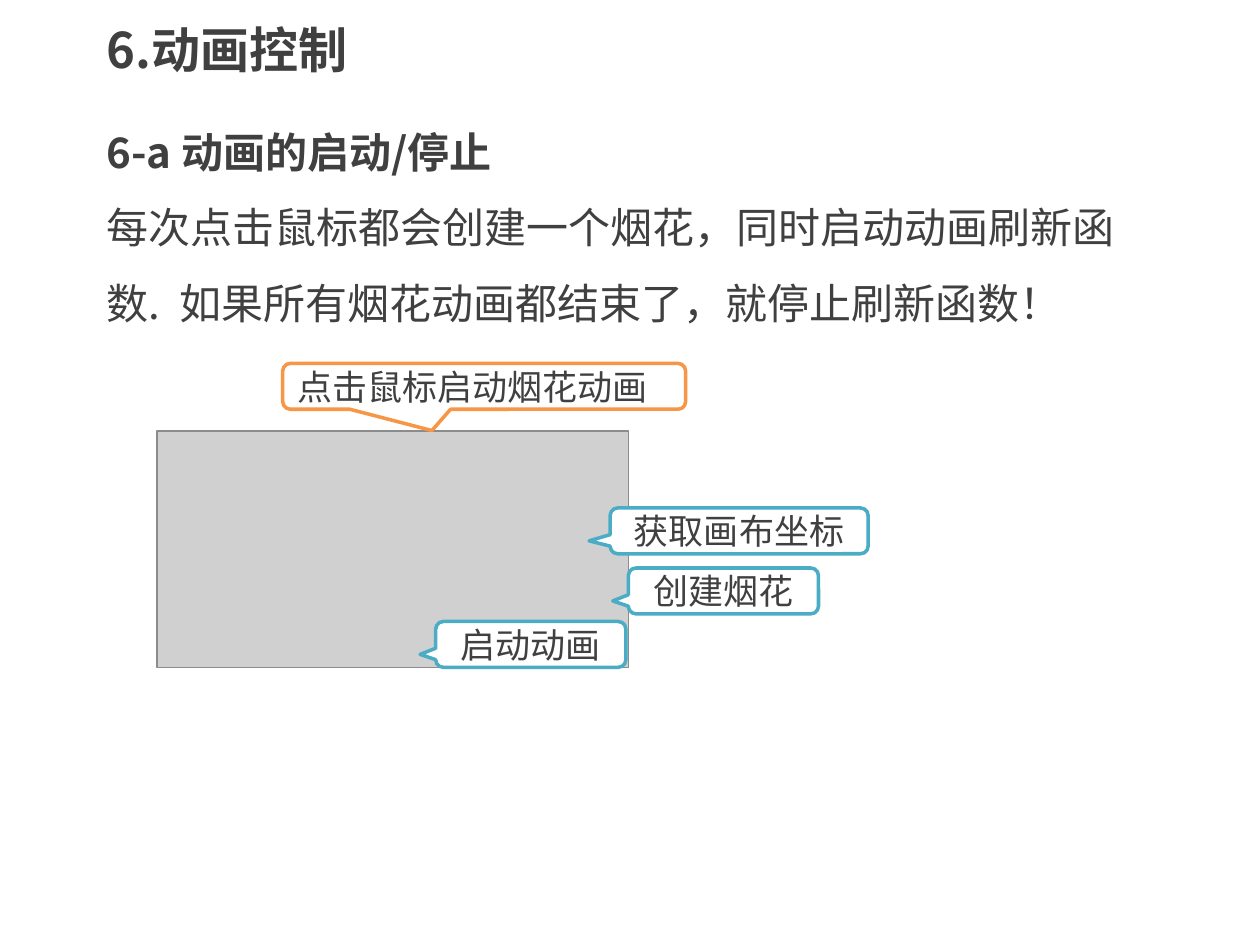
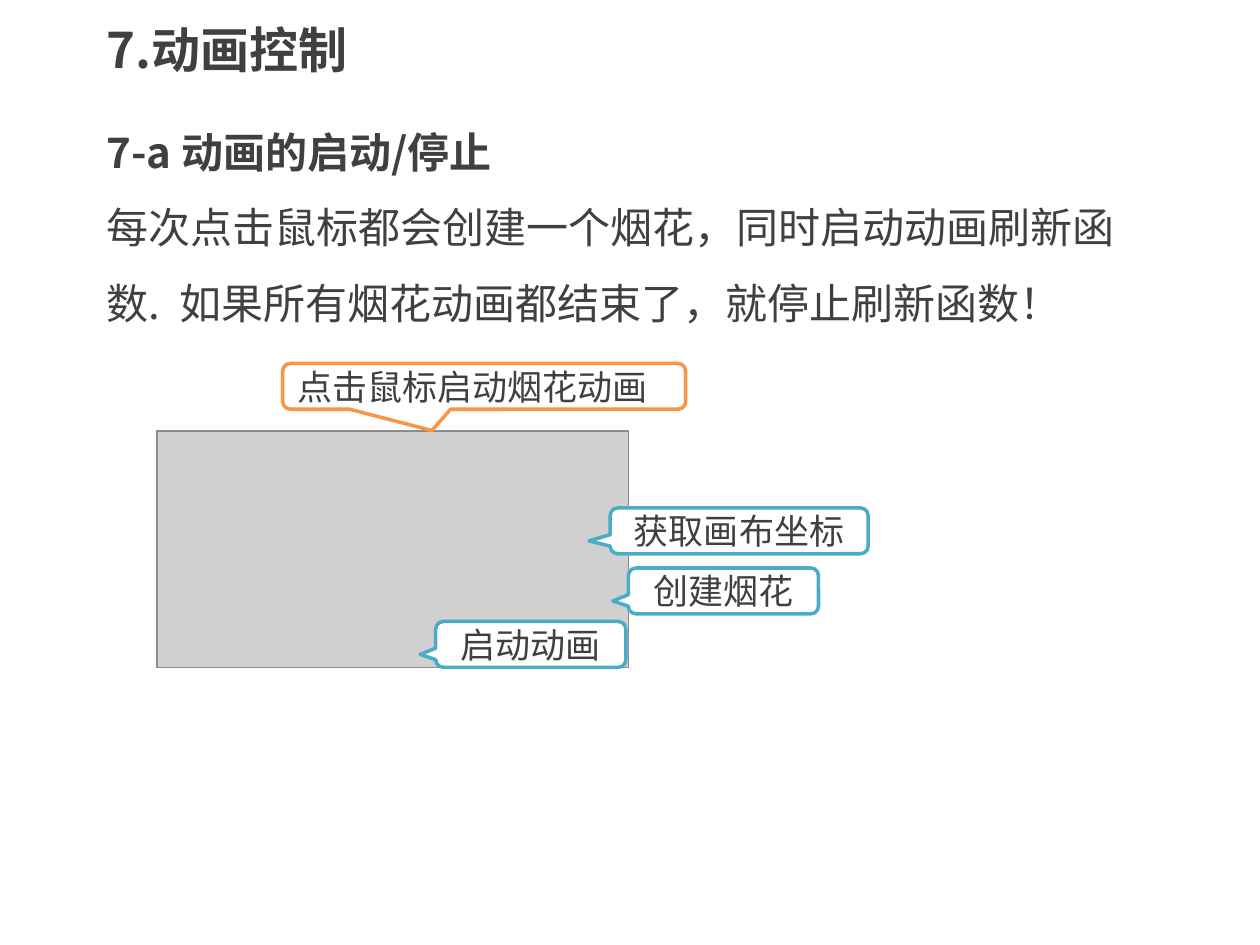
Before and after one commit to kong66/webAni, a slide deck: slide 33 of 24-svg-fireworks/24.pptx. Drawn at 1260x945 pixels with LibreOffice and Linux fonts; fonts in the diff are those of the drawing; grey boxes stand for pictures. Boxes give left, top, right and bottom in pixels: in the first picture for what was removed or moved away, otherwise in the second. Text is boxed around its words. In the diff, an @@ line names an element or a change of style, - is before the commit and + after.

```diff
--- a/24-svg-fireworks/24.pptx
+++ b/24-svg-fireworks/24.pptx
@@ text at (107, 26, 348, 73): text changed @@
-6.动画控制
+7.动画控制
@@ text at (107, 132, 491, 176): text changed @@
-6-a 动画的启动/停止
+7-a 动画的启动/停止
```
Also in this commit, not shown: 7 other slides changed, 3 other files.
